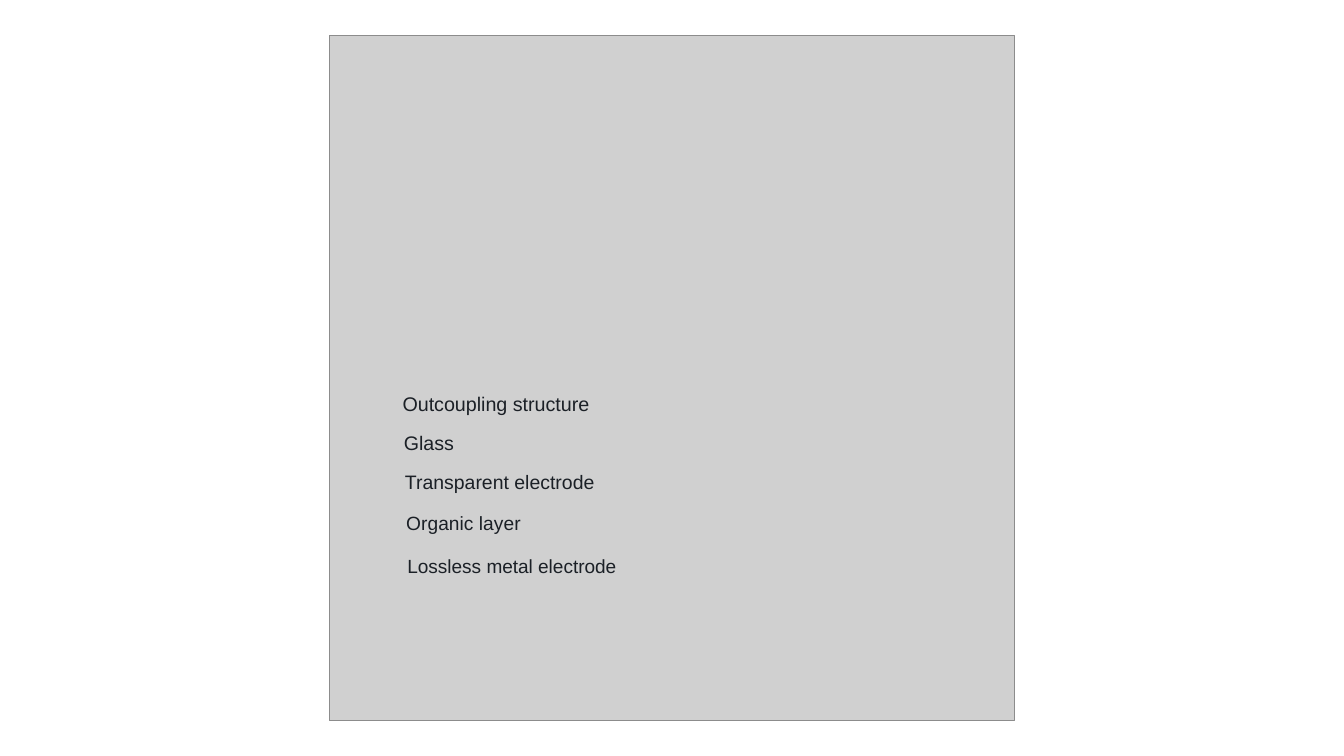
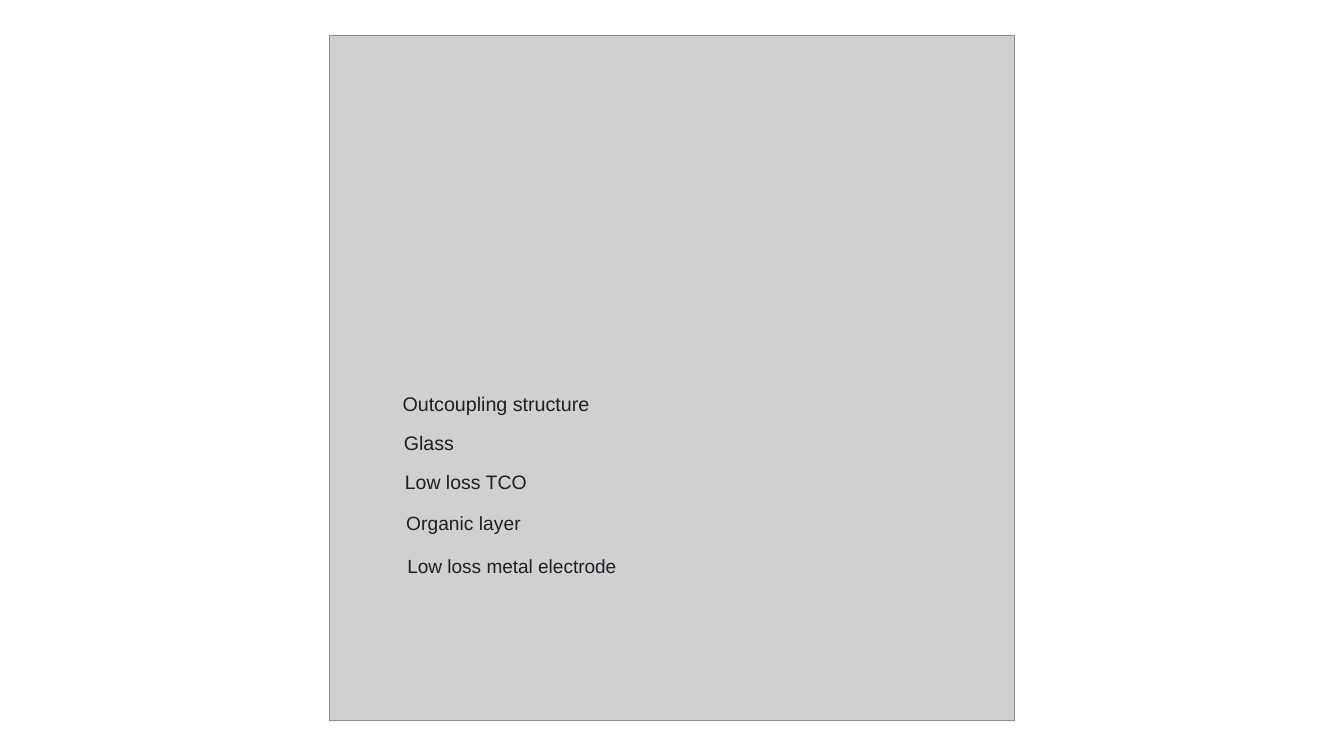
Before and after one commit to jjoono/OLED-, a slide deck: slide 2 of figures/emitting_area_render.pptx. Drawn at 1344x756 pixels with LibreOffice and Linux fonts; fonts in the diff are those of the drawing; grey boxes stand for pictures. Boxes give left, top, right and bottom in pixels: in the first picture for what was removed or moved away, otherwise in the second. Text is boxed around its words. In the diff, an @@ line names an element or a change of style, - is before the commit and + after.

```diff
--- a/figures/emitting_area_render.pptx
+++ b/figures/emitting_area_render.pptx
@@ text at <box>405,475,527,489</box>: text changed @@
-Transparent electrode
+Low loss TCO
@@ text at <box>407,559,616,573</box>: text changed @@
-Lossless metal electrode
+Low loss metal electrode
```
Also in this commit, not shown: 1 other slide changed, 11 other files.
